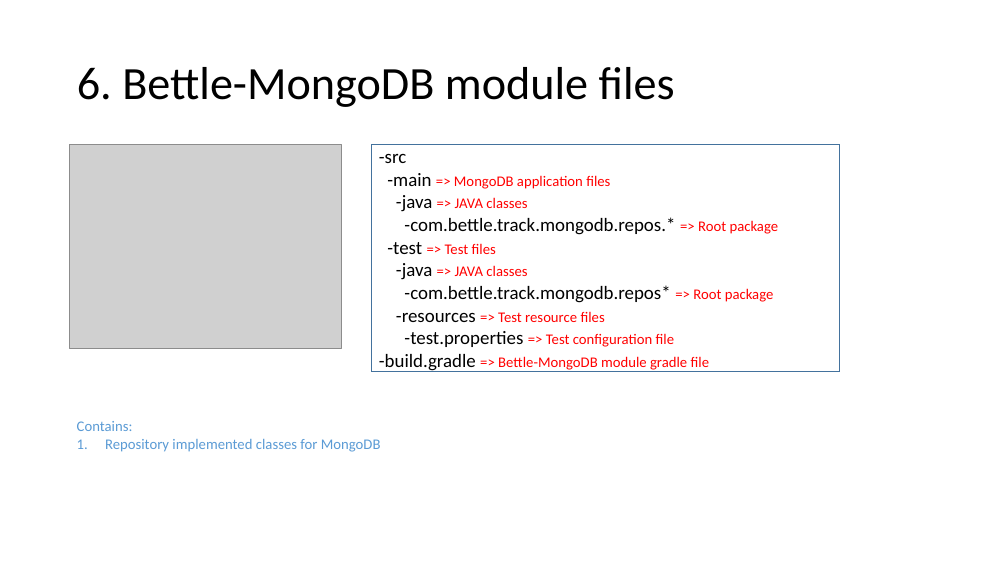
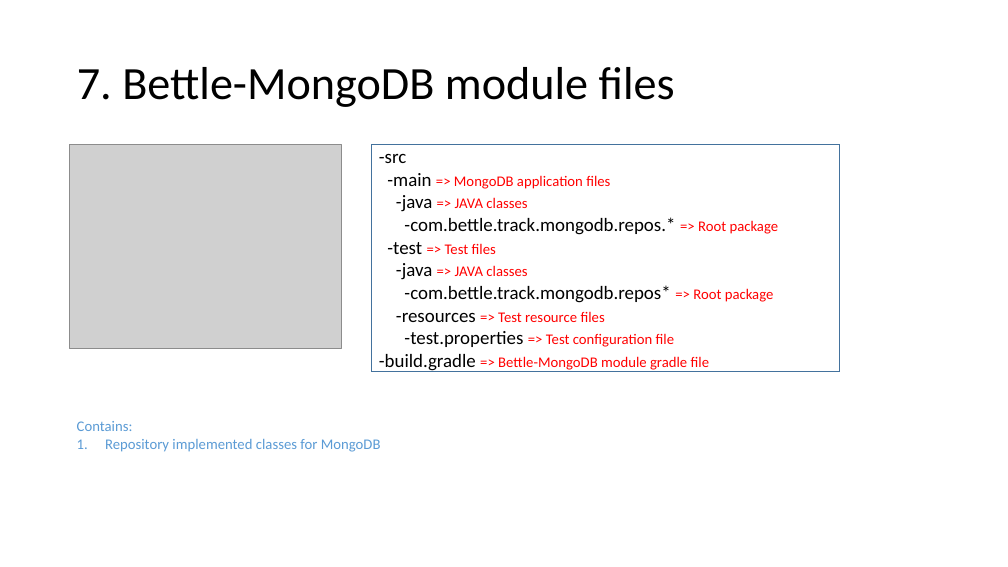
Before and after one commit to yugandhargangu/Bettle-Track, a slide deck: slide 8 of documents/05_Application_structure.pptx (slide 7 before the commit). Drawn at 1008x567 pixels with LibreOffice and Linux fonts; fonts in the diff are those of the drawing; grey boxes stand for pictures. Boxes give left, top, right and bottom in pixels: in the first picture for what was removed or moved away, otherwise in the second. Text is boxed around its words. In the diff, an @@ line names an element or a change of style, - is before the commit and + after.

Commit message:
Added two modules
1. bettle-repo module
   - Contains all repository interfaces
2. bettle-service module
   - COntains all service classes

```diff
--- a/documents/05_Application_structure.pptx
+++ b/documents/05_Application_structure.pptx
@@ title at (77, 67, 675, 107): text changed @@
-6. Bettle-MongoDB module files
+7. Bettle-MongoDB module files
```
Also in this commit, not shown: 3 other slides changed, 2 slides added, 29 other files.
